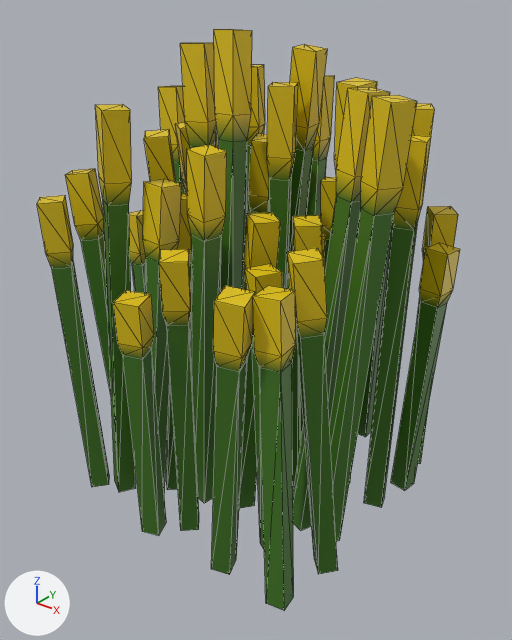
An edit to the glTF model Assets/Colza_Tile.glb, drawn before and after from the same camera.
Rendered twice from a 50 mm lens placed at (1.4, -1.779, 1.742), pointed at (0.031, -0.067, 0.681). Every picture has the same lights, and +X, +Y and +Z are marked at lower left. The picture after the commit comes second. Mesh edges are drawn as thin lines. Vertices at exactly the same position are counted once.

The older version as bpy lines, for what is in view:
```python
me_colzatile = bpy.data.meshes.new('ColzaTile')
me_colzatile.from_pydata(...)  # 688 vertices, 1204 faces; spans x -0.62..0.57, y -0.59..0.54, z -0.01..1.6
me_colzatile.materials.append(mat_vertexcolor_001)
ob_colza_base = bpy.data.objects.new('Colza_BASE', me_colzatile)
ob_colza_base.location = (0.0, 0.0, 0.0)
```
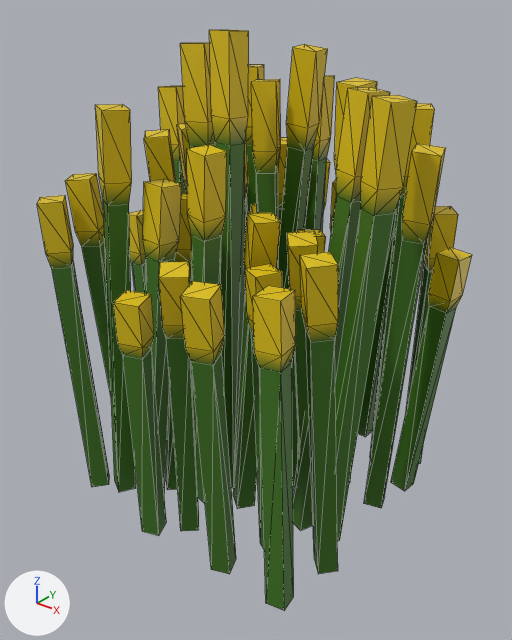
The newer file adds a shape key; the second version is drawn at full value of the shape key 'RandomA' of 'Colza_BASE', and the change is written as the vertex moves it makes.

Boxes (x1, y1, x2, y2) around the edits, measured in the pictures (512 x 640 px; the box of a moved part takes in the faces that stretch with it):
'Colza_BASE', reshaped: before (37, 29, 460, 611); after (37, 30, 472, 611)
part 1 of me_colzatile, moved or reshaped: before (364, 135, 431, 507); after (364, 143, 445, 508)
part 2 of me_colzatile, moved or reshaped: before (159, 249, 199, 531); after (159, 262, 199, 531)
part 3 of me_colzatile, moved or reshaped: before (214, 29, 252, 291); after (209, 30, 249, 489)
part 4 of me_colzatile, moved or reshaped (mostly hidden afterwards): before (321, 177, 336, 271); after (330, 180, 336, 230)
part 5 of me_colzatile, moved or reshaped: before (391, 243, 460, 491); after (391, 247, 472, 491)
part 6 of me_colzatile, moved or reshaped: before (287, 248, 338, 574); after (300, 252, 338, 574)
part 7 of me_colzatile, moved or reshaped: before (267, 82, 298, 289); after (251, 79, 281, 270)
part 8 of me_colzatile, moved or reshaped: before (211, 286, 255, 575); after (180, 281, 236, 574)
part 9 of me_colzatile, moved or reshaped: before (293, 215, 322, 444); after (287, 231, 318, 451)
part 10 of me_colzatile, moved or reshaped (not visible before): after (324, 160, 330, 208)
part 11 of me_colzatile, moved or reshaped: before (358, 225, 393, 437); after (358, 207, 397, 437)
part 12 of me_colzatile, moved or reshaped: before (65, 169, 111, 394); after (66, 173, 111, 395)
part 13 of me_colzatile, moved or reshaped (mostly hidden afterwards): before (248, 133, 269, 213); after (245, 138, 248, 289)

The edits, one by one:
me_colzatile is used by ob_colza_base; location (0.0, 0.0, 0.0).
me_colzatile had 688 vertices, 1204 faces and spanned x -0.62..0.57, y -0.59..0.54, z -0.01..1.6.
me_colzatile now has 688 vertices, 1204 faces and spans x -0.62..0.61, y -0.62..0.58, z -0.01..1.6.
me_colzatile part 1: the loose piece of 16 vertices spanning x 0.41..0.51, y 0.07..0.18, z 0.0..1.32 is multiplied about its middle by the matrix ((0.998, 0.004, 0.066), (0.001, 0.998, -0.068), (-0.066, 0.068, 0.996)), then moved by (0.04, -0.04, 0.0).
me_colzatile part 2: the loose piece of 16 vertices spanning x -0.04..0.11, y -0.52..-0.36, z 0.0..1.04 is multiplied about its middle by the matrix ((0.999, 0.002, 0.054), (0.001, 0.998, -0.056), (-0.054, 0.056, 0.997)), then moved by (0.03, -0.03, -0.01).
me_colzatile part 3: the loose piece of 16 vertices spanning x -0.12..0.01, y -0.16..0.0, z 0.0..1.6 is multiplied about the mesh origin by the matrix ((1.0, 0.002, 0.021), (-0.001, 0.999, -0.036), (-0.021, 0.036, 0.999)).
me_colzatile part 4: the loose piece of 16 vertices spanning x -0.01..0.16, y 0.29..0.42, z 0.0..1.09 is multiplied about the mesh origin by the matrix ((0.999, 0.004, 0.049), (-0.003, 1.0, -0.006), (-0.05, 0.006, 0.999)).
me_colzatile part 5: the loose piece of 16 vertices spanning x 0.44..0.56, y 0.23..0.33, z 0.0..0.95 is multiplied about its middle by the matrix ((0.999, 0.0, 0.049), (0.0, 1.0, -0.015), (-0.049, 0.015, 0.999)), then moved by (0.02, -0.01, 0.0).
me_colzatile part 6: the loose piece of 16 vertices spanning x 0.38..0.53, y -0.42..-0.22, z 0.0..1.1 is multiplied about its middle by the matrix ((0.999, 0.0, 0.04), (0.0, 1.0, -0.004), (-0.04, 0.004, 0.999)), then moved by (0.02, 0.0, 0.0).
me_colzatile part 7: the loose piece of 16 vertices spanning x -0.03..0.11, y -0.02..0.09, z 0.0..1.45 is multiplied about the mesh origin by the matrix ((0.997, -0.006, -0.071), (0.008, 0.999, 0.031), (0.071, -0.031, 0.997)).
me_colzatile part 8: the loose piece of 16 vertices spanning x 0.18..0.39, y -0.59..-0.43, z -0.01..1.03 is multiplied about the mesh origin by the matrix ((0.996, -0.001, -0.084), (-0.001, 1.0, -0.031), (0.084, 0.031, 0.996)).
me_colzatile part 9: the loose piece of 16 vertices spanning x 0.21..0.32, y -0.18..0.01, z 0.0..1.1 is multiplied about its middle by the matrix ((0.999, 0.002, 0.05), (0.002, 0.995, -0.096), (-0.05, 0.096, 0.994)), then moved by (0.03, -0.05, -0.01).
me_colzatile part 10: the loose piece of 16 vertices spanning x -0.21..-0.06, y 0.4..0.51, z 0.0..1.1 is multiplied about its middle by the matrix ((1.0, 0.0, -0.014), (0.0, 0.998, 0.062), (0.014, -0.062, 0.998)), then moved by (-0.01, 0.03, 0.0).
me_colzatile part 11: the loose piece of 16 vertices spanning x 0.15..0.24, y 0.42..0.5, z 0.0..1.31 is multiplied about its middle by the matrix ((0.999, 0.002, 0.033), (-0.003, 1.0, 0.026), (-0.033, -0.026, 0.999)), then moved by (0.02, 0.02, 0.0).
me_colzatile part 12: the loose piece of 16 vertices spanning x -0.6..-0.38, y -0.35..-0.23, z 0.0..1.15 is multiplied about its middle by the matrix ((0.998, 0.004, 0.058), (-0.002, 0.999, -0.044), (-0.058, 0.044, 0.997)), then moved by (0.03, -0.03, 0.0).
me_colzatile part 13: the loose piece of 16 vertices spanning x -0.25..-0.01, y 0.05..0.22, z -0.01..1.26 is multiplied about its middle by the matrix ((0.994, -0.014, -0.11), (0.012, 1.0, -0.013), (0.11, 0.011, 0.994)), then moved by (-0.07, -0.01, 0.0).
Other edits to the shape of me_colzatile do not show in these pictures.
